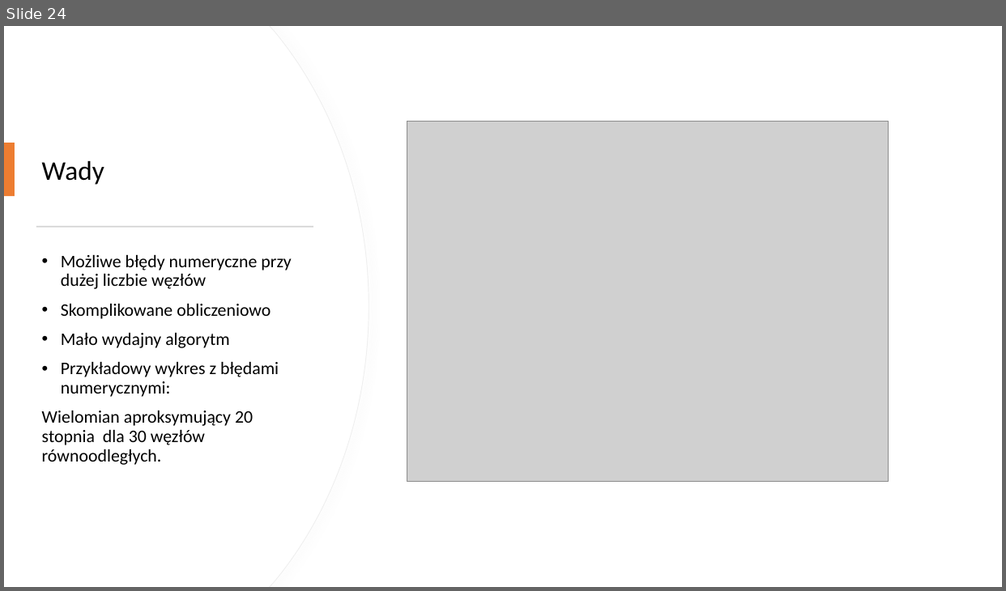
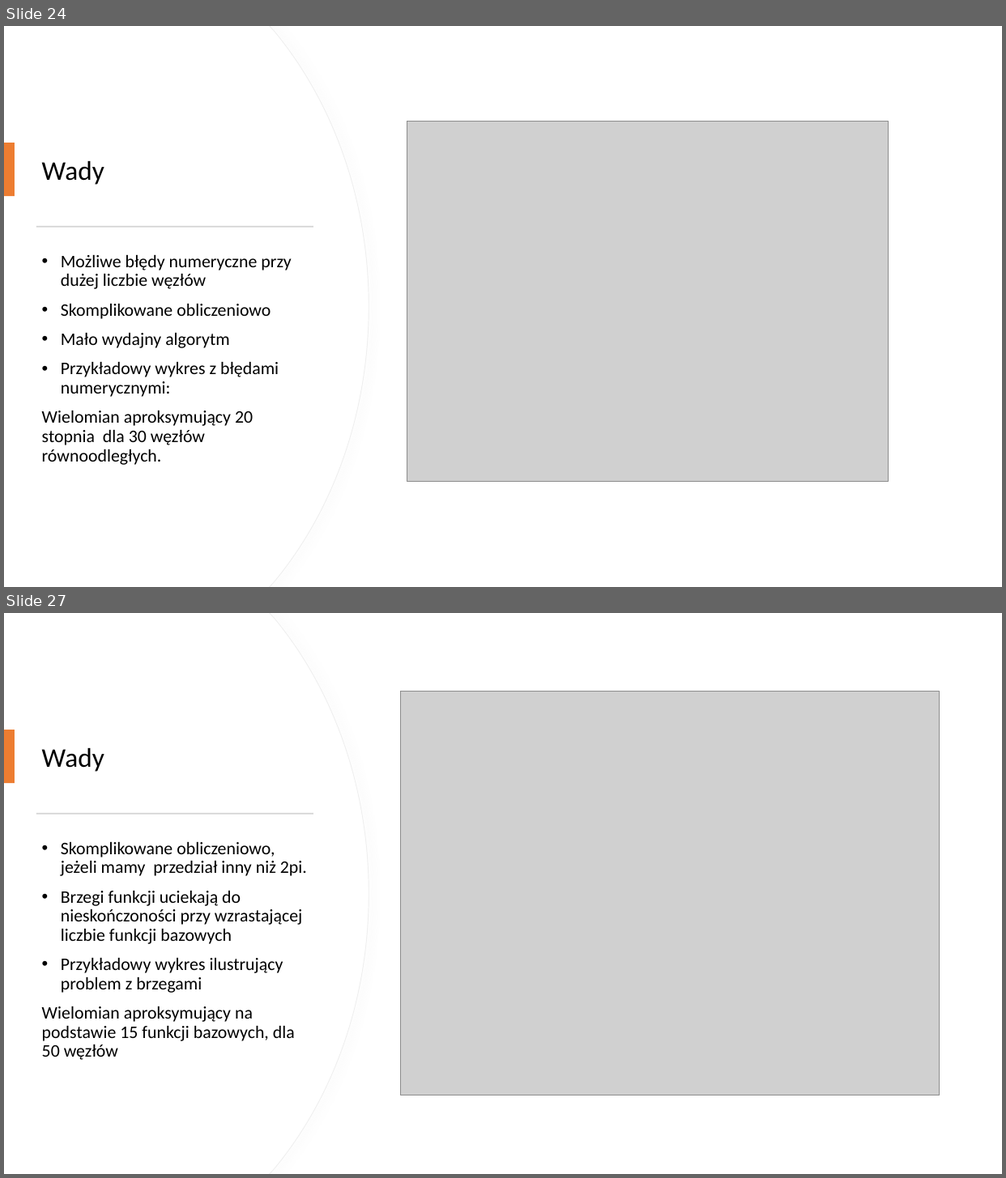
Before and after one commit to NiEkOKsU/Computation_Methods_for_Science_and_Technology, a slide deck: lab7/Aproksymacja - podsumowanie.pptx. Shown one above the other, each under a label of ours: slide 24 before the commit, slides 24 and 27 after it; the slides between them are not shown. The pictures are 1006x591 and 1006x1178 pixels, drawn with LibreOffice and Linux fonts; fonts in the diff are those of the drawing; grey boxes stand for pictures. Boxes give left, top, right and bottom in pixels: in the first picture for what was removed or moved away, otherwise in the second. Text is boxed around its words. In the diff, an @@ line names an element or a change of style, - is before the commit and + after.

```diff
--- a/lab7/Aproksymacja - podsumowanie.pptx
+++ b/lab7/Aproksymacja - podsumowanie.pptx
@@ slide 27 added at box(4, 613, 1002, 1174), background #FFFFFF @@
@@ freeform shape added at box(4, 613, 368, 1174), fill #FFFFFF, outline #EFEFEF 0.75 pt @@
@@ freeform shape added at box(4, 613, 368, 1174), fill #FFFFFF @@
@@ picture added at box(401, 692, 940, 1096) @@
@@ rectangle added at box(4, 730, 15, 784), fill #ED7D31 @@
@@ title added at box(42, 748, 104, 772), 26 pt, text #000000 @@
+Wady
@@ rectangle added at box(36, 813, 313, 815), fill #D5D5D5 @@
@@ text added at box(42, 842, 307, 1060), 17 pt, text #000000 @@
+• Skomplikowane obliczeniowo, jeżeli mamy przedział inny niż 2pi.
+• Brzegi funkcji uciekają do nieskończoności przy wzrastającej liczbie funkcji bazowych
+• Przykładowy wykres ilustrujący problem z brzegami
+Wielomian aproksymujący na podstawie 15 funkcji bazowych, dla 50 węzłów
```
Also in this commit, not shown: 3 slides changed, 4 other slides added, 17 other files.
